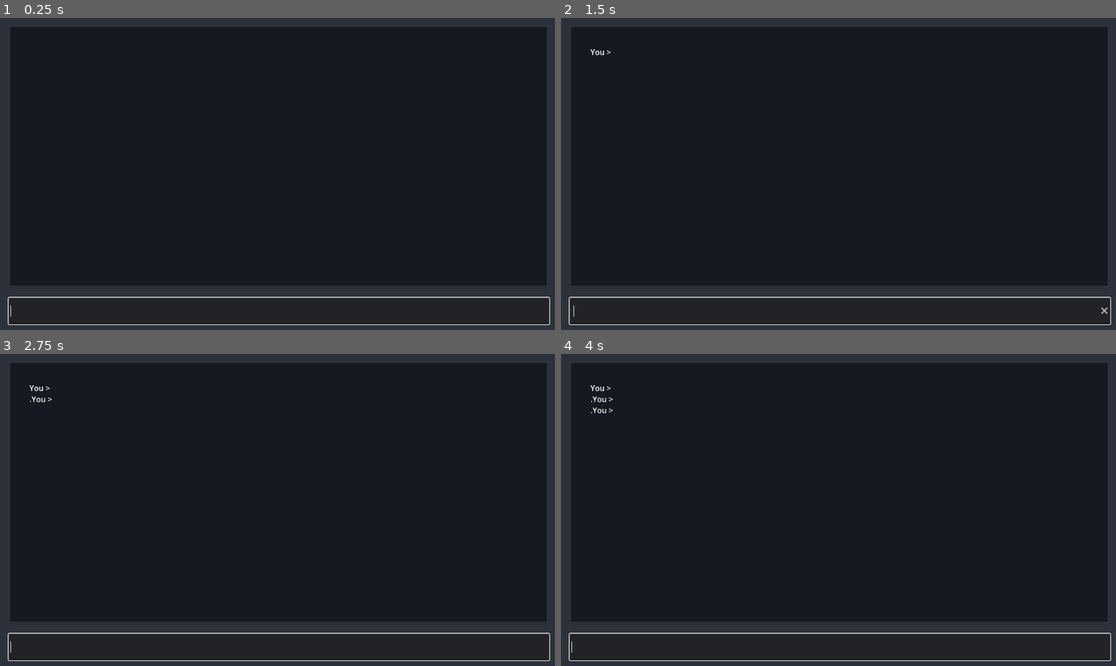
Above: before the commit, frames 1-4 (two rows, left to right).
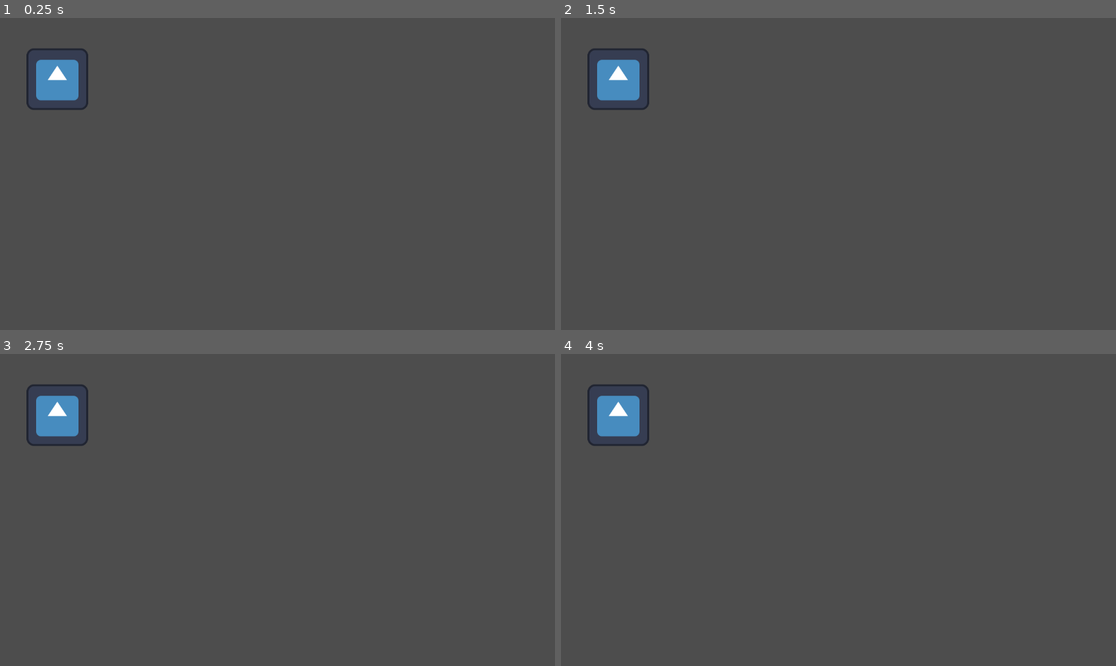
Above: after the commit, the same moments.

Repository: Shykaro/SimulatedAI
Game: Godot game, scene res://Scenes/chat_scene.tscn
Two runs of this game, one before a commit and one after it. Both use one fixed random seed, a clock stepped at 60 frames per second and the inputs below. Before the commit the project starts from res://Scenes/2dScene1.tscn. The engine's default icon, where the game draws it, is replaced by a stand-in: a white triangle on a blue panel in a dark square.
Inputs:
- Up to frame 1 (0.25 s): no input
- Up to frame 2 (1.5 s): tap Enter at 0.5 s; tap Space at 1.25 s
- Up to frame 3 (2.75 s): tap Enter at 2 s
- Up to frame 4 (4 s): tap Space at 2.75 s; tap Enter at 3.5 s

The runs differ from the first frame. In frame 1, 100% of the frame differs, in the area x 0-100%, y 0-100%; in frame 2, 100%; in frame 3, 100%; in frame 4, 100%.
Error before the commit: Trying to assign value of type 'Nil' to a variable of type 'Dictionary'. (res://Scripts/RequestHandler.gd:26)

Commit message:
NPC Scene & easy npc creation

Diff:
--- /dev/null
+++ b/GodotProject/Scenes/chat_scene.tscn
@@ -0,0 +1,10 @@
+[gd_scene load_steps=2 format=3 uid="uid://ce8bkw7m5yo5k"]
+
+[ext_resource type="Script" path="res://Scripts/NPCManager.gd" id="4_5a08b"]
+
+[node name="Node2D" type="Node2D"]
+
+[node name="Root" type="Node" parent="."]
+
+[node name="NPCManager" type="Node" parent="Root"]
+script = ExtResource("4_5a08b")
--- a/GodotProject/Scenes/npc_tree.tscn
+++ b/GodotProject/Scenes/npc_tree.tscn
@@ -1,8 +1,9 @@
-[gd_scene load_steps=2 format=3 uid="uid://bb6we2j6f7u3q"]
+[gd_scene load_steps=3 format=3 uid="uid://bb6we2j6f7u3q"]
 
+[ext_resource type="Texture2D" uid="uid://dv8qiiepldchx" path="res://icon.svg" id="1_bcdf0"]
 [ext_resource type="Script" path="res://Scripts/NPC.gd" id="1_exix7"]
 
 [node name="NPC1" type="Sprite2D"]
-position = Vector2(5, 5)
-scale = Vector2(5, 5)
+position = Vector2(119, 127)
+texture = ExtResource("1_bcdf0")
 script = ExtResource("1_exix7")
--- a/GodotProject/Scenes/2dScene1.tscn
+++ b/GodotProject/Scenes/npc_visualization.tscn
@@ -1,9 +1,9 @@
-[gd_scene load_steps=5 format=3 uid="uid://ce8bkw7m5yo5k"]
+[gd_scene load_steps=5 format=3 uid="uid://crbpg7rcaev67"]
 
-[ext_resource type="Script" path="res://Scripts/TextInputHandler.gd" id="1_2akbc"]
-[ext_resource type="Script" path="res://Scripts/RequestHandler.gd" id="2_57ruj"]
-[ext_resource type="Script" path="res://Scripts/RichTextHandler.gd" id="3_yg4ny"]
-[ext_resource type="Script" path="res://Scripts/NPCManager.gd" id="4_5a08b"]
+[ext_resource type="Script" path="res://Scripts/RequestHandler.gd" id="1_85bvh"]
+[ext_resource type="Script" path="res://Scripts/TextInputHandler.gd" id="2_3m8mv"]
+[ext_resource type="Script" path="res://Scripts/RichTextHandler.gd" id="3_6eseb"]
+[ext_resource type="Script" path="res://Scripts/NPCManager.gd" id="4_pvwpx"]
 
 [node name="Node2D" type="Node2D"]
 
--- a/GodotProject/Scripts/NPC.gd
+++ b/GodotProject/Scripts/NPC.gd
@@ -3,8 +3,13 @@
 class_name NPC
 
 @export var id: int
+var associated_llm: String
+#Called when object is initializing
+func _init(given_name:="Jeff", given__llm:="phi"):
+	name = given_name
+	associated_llm = given__llm
+
 # Called when the node enters the scene tree for the first time.
 func _ready():
 	#assert(id != null, "WARNING: NPC instance has no id!") this can be used to debug (basically, if then print)
 	id = NPCManager.npc_list.size()
-	NPCManager.add_npc_to_list(self)
--- a/GodotProject/Scripts/NPCManager.gd
+++ b/GodotProject/Scripts/NPCManager.gd
@@ -3,20 +3,23 @@
 class_name NPCManager
 
 static var npc_list: Array = []
-
-static func add_npc_to_list(_npc: NPC):
-	npc_list.append(_npc)
+static var npc_tree_scene: PackedScene
 
 static func get_npc_by_id(_id: int):
 	for i in range(npc_list.size()):
 		if(npc_list[i].id == _id):
 			return npc_list[i]
 
+func create_npc(_given_name: String, _given_llm: String):
+	var _npc: NPC = npc_tree_scene.instantiate()
+	_npc.name = _given_name
+	_npc.associated_llm = _given_llm
+	npc_list.append(_npc)
+	self.add_child(_npc)
+
 func _ready():
 	print("DEBUG: instantiating NPCs...")
-	var scene = load("res://Scenes/npc_tree.tscn")
-	var npc_tree_scene = preload("res://Scenes/npc_tree.tscn")
-	self.add_child(npc_tree_scene.instantiate())
-	self.add_child(npc_tree_scene.instantiate())
-	self.add_child(npc_tree_scene.instantiate())
+	npc_tree_scene = preload("res://Scenes/npc_tree.tscn")
+	create_npc("Elong Ma", "Starlink")
+	create_npc("bruh", "bruh")
 	print(npc_list)
--- a/GodotProject/project.godot
+++ b/GodotProject/project.godot
@@ -12,7 +12,7 @@
 
 config/name="Social Agents"
 config/tags=PackedStringArray("2d", "ai")
-run/main_scene="res://Scenes/2dScene1.tscn"
+run/main_scene="res://Scenes/chat_scene.tscn"
 config/features=PackedStringArray("4.2", "Forward Plus")
 config/icon="res://icon.svg"
 
Not shown: 3 places in GodotProject/Scenes/npc_visualization.tscn that only renumber resources
